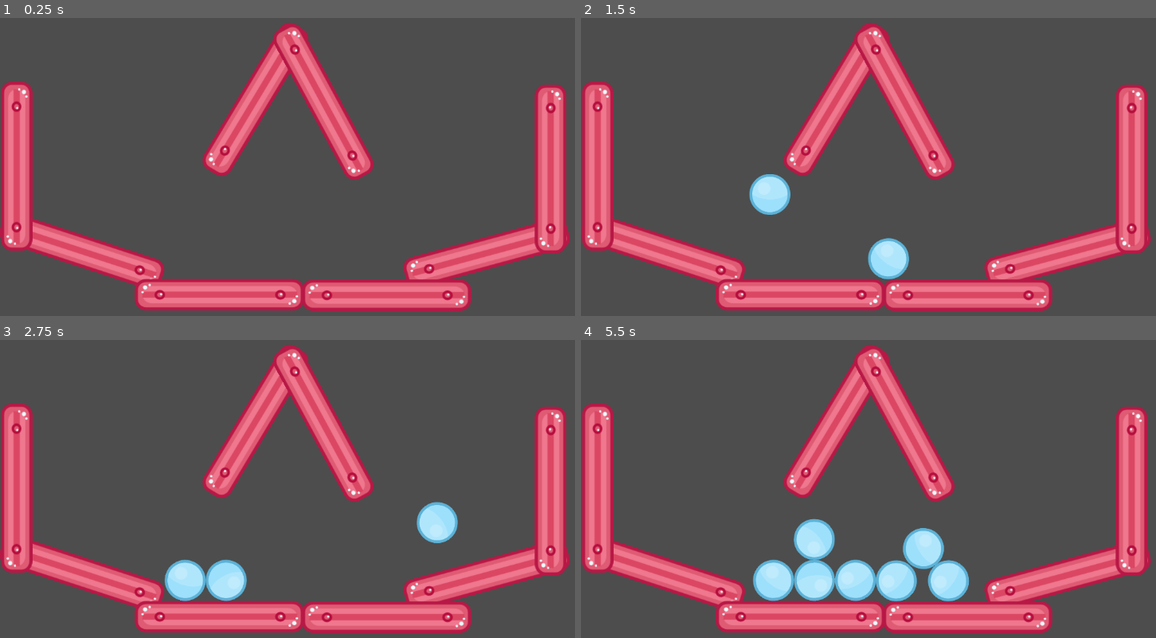
Above: before the commit, frames 1-4 (two rows, left to right).
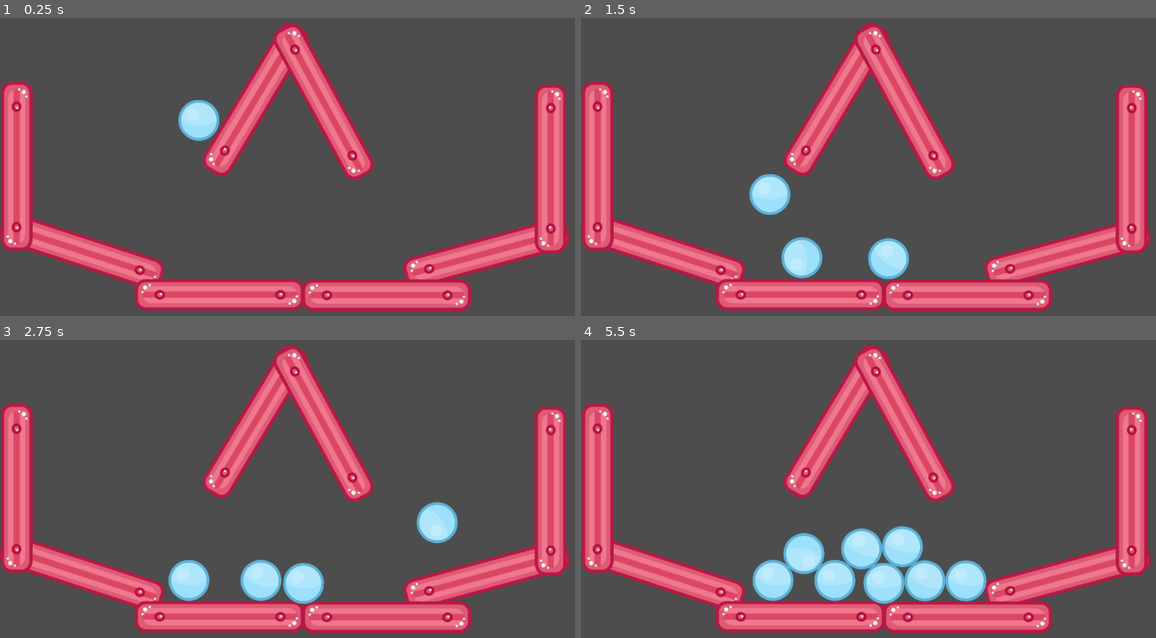
Above: after the commit, the same moments.

Repository: gaelblairon-del/devoir-n-1-outils-creatifs
Game: Godot game, scene res://Main.tscn
The game is run twice, just before and just after one commit, with the same random seed, the same clock (stepped at 60 frames per second) and the same inputs.
Inputs (mouse positions are in pixels of both pictures, inside the frame that each line leads up to):
- Up to frame 1 (0.25 s): no input
- Up to frame 2 (1.5 s): move the mouse to (1041, 140) at 0.52 s; press the mouse at (1041, 140) at 0.53 s; move the mouse to (770, 175) at 1.27 s; release the mouse at (770, 175) at 1.28 s; click (770, 175) at 1.35 s
- Up to frame 3 (2.75 s): move the mouse to (379, 402) at 2.02 s; press the mouse at (379, 402) at 2.03 s
- Up to frame 4 (5.5 s): move the mouse to (868, 551) at 2.77 s; release the mouse at (868, 551) at 2.78 s; click (868, 551) at 2.85 s; move the mouse to (1092, 533) at 3.52 s; press the mouse at (1092, 533) at 3.53 s; move the mouse to (707, 426) at 4.27 s; release the mouse at (707, 426) at 4.28 s; click (707, 426) at 4.35 s; move the mouse to (931, 480) at 5.02 s; press the mouse at (931, 480) at 5.03 s

The runs differ from the first frame. In frame 1, 0.8% of the frame differs, in the area x 31-39%, y 27-42%; in frame 2, 0.8%; in frame 3, 2.6%; in frame 4, 5.7%, in the area x 29-71%, y 59-89%.

Commit message:
[Feature][Balls] add balls
add ball to main scene

Diff:
--- a/instancing_starter/Main.tscn
+++ b/instancing_starter/Main.tscn
@@ -32,102 +32,105 @@
 [sub_resource type="PhysicsMaterial" id="9"]
 bounce = 0.5
 
-[node name="Main" type="Node"]
+[node name="Main" type="Node" unique_id=1455947529]
 script = ExtResource("1")
 Ball = ExtResource("2")
 
-[node name="WallContainer" type="Node" parent="."]
+[node name="WallContainer" type="Node" parent="." unique_id=1782574754]
 
-[node name="Wall2" type="StaticBody2D" parent="WallContainer"]
+[node name="Wall2" type="StaticBody2D" parent="WallContainer" unique_id=1614188364]
 position = Vector2(880.952, 495.157)
 rotation = -0.264907
 physics_material_override = SubResource("1")
 
-[node name="Sprite2D" type="Sprite2D" parent="WallContainer/Wall2"]
+[node name="Sprite2D" type="Sprite2D" parent="WallContainer/Wall2" unique_id=812195833]
 texture = ExtResource("3")
 
-[node name="CollisionShape2D" type="CollisionShape2D" parent="WallContainer/Wall2"]
+[node name="CollisionShape2D" type="CollisionShape2D" parent="WallContainer/Wall2" unique_id=1829366802]
 rotation = 1.5708
 shape = SubResource("2")
 
-[node name="Wall7" type="StaticBody2D" parent="WallContainer"]
+[node name="Wall7" type="StaticBody2D" parent="WallContainer" unique_id=1307902935]
 position = Vector2(462.444, 216.865)
 rotation = -1.02983
 physics_material_override = SubResource("3")
 
-[node name="Sprite2D" type="Sprite2D" parent="WallContainer/Wall7"]
+[node name="Sprite2D" type="Sprite2D" parent="WallContainer/Wall7" unique_id=1707846236]
 texture = ExtResource("3")
 
-[node name="CollisionShape2D" type="CollisionShape2D" parent="WallContainer/Wall7"]
+[node name="CollisionShape2D" type="CollisionShape2D" parent="WallContainer/Wall7" unique_id=1912617381]
 rotation = 1.5708
 shape = SubResource("2")
 
-[node name="Wall8" type="StaticBody2D" parent="WallContainer"]
+[node name="Wall8" type="StaticBody2D" parent="WallContainer" unique_id=1448251042]
 position = Vector2(585.534, 221.147)
 rotation = 1.07416
 physics_material_override = SubResource("4")
 
-[node name="Sprite2D" type="Sprite2D" parent="WallContainer/Wall8"]
+[node name="Sprite2D" type="Sprite2D" parent="WallContainer/Wall8" unique_id=246481789]
 texture = ExtResource("3")
 
-[node name="CollisionShape2D" type="CollisionShape2D" parent="WallContainer/Wall8"]
+[node name="CollisionShape2D" type="CollisionShape2D" parent="WallContainer/Wall8" unique_id=1845241687]
 rotation = 1.5708
 shape = SubResource("2")
 
-[node name="Wall4" type="StaticBody2D" parent="WallContainer"]
+[node name="Wall4" type="StaticBody2D" parent="WallContainer" unique_id=831014888]
 position = Vector2(996.874, 342.897)
 rotation = -1.5708
 physics_material_override = SubResource("5")
 
-[node name="Sprite2D" type="Sprite2D" parent="WallContainer/Wall4"]
+[node name="Sprite2D" type="Sprite2D" parent="WallContainer/Wall4" unique_id=959364415]
 texture = ExtResource("3")
 
-[node name="CollisionShape2D" type="CollisionShape2D" parent="WallContainer/Wall4"]
+[node name="CollisionShape2D" type="CollisionShape2D" parent="WallContainer/Wall4" unique_id=1994631931]
 rotation = 1.5708
 shape = SubResource("2")
 
-[node name="Wall1" type="StaticBody2D" parent="WallContainer"]
+[node name="Wall1" type="StaticBody2D" parent="WallContainer" unique_id=1358056704]
 position = Vector2(148.047, 491.522)
 rotation = 0.315662
 physics_material_override = SubResource("6")
 
-[node name="Sprite2D" type="Sprite2D" parent="WallContainer/Wall1"]
+[node name="Sprite2D" type="Sprite2D" parent="WallContainer/Wall1" unique_id=70010032]
 texture = ExtResource("3")
 
-[node name="CollisionShape2D" type="CollisionShape2D" parent="WallContainer/Wall1"]
+[node name="CollisionShape2D" type="CollisionShape2D" parent="WallContainer/Wall1" unique_id=255612725]
 rotation = 1.5708
 shape = SubResource("2")
 
-[node name="Wall5" type="StaticBody2D" parent="WallContainer"]
+[node name="Wall5" type="StaticBody2D" parent="WallContainer" unique_id=1820392266]
 position = Vector2(30.2087, 337.685)
 rotation = 1.5708
 physics_material_override = SubResource("7")
 
-[node name="Sprite2D" type="Sprite2D" parent="WallContainer/Wall5"]
+[node name="Sprite2D" type="Sprite2D" parent="WallContainer/Wall5" unique_id=1161508085]
 texture = ExtResource("3")
 
-[node name="CollisionShape2D" type="CollisionShape2D" parent="WallContainer/Wall5"]
+[node name="CollisionShape2D" type="CollisionShape2D" parent="WallContainer/Wall5" unique_id=818722286]
 rotation = 1.5708
 shape = SubResource("2")
 
-[node name="Wall3" type="StaticBody2D" parent="WallContainer"]
+[node name="Wall3" type="StaticBody2D" parent="WallContainer" unique_id=1782855653]
 position = Vector2(397.133, 570.384)
 physics_material_override = SubResource("8")
 
-[node name="Sprite2D" type="Sprite2D" parent="WallContainer/Wall3"]
+[node name="Sprite2D" type="Sprite2D" parent="WallContainer/Wall3" unique_id=365916672]
 texture = ExtResource("3")
 
-[node name="CollisionShape2D" type="CollisionShape2D" parent="WallContainer/Wall3"]
+[node name="CollisionShape2D" type="CollisionShape2D" parent="WallContainer/Wall3" unique_id=1510816723]
 rotation = 1.5708
 shape = SubResource("2")
 
-[node name="Wall6" type="StaticBody2D" parent="WallContainer"]
+[node name="Wall6" type="StaticBody2D" parent="WallContainer" unique_id=1343496422]
 position = Vector2(699.667, 571.226)
 physics_material_override = SubResource("9")
 
-[node name="Sprite2D" type="Sprite2D" parent="WallContainer/Wall6"]
+[node name="Sprite2D" type="Sprite2D" parent="WallContainer/Wall6" unique_id=126550635]
 texture = ExtResource("3")
 
-[node name="CollisionShape2D" type="CollisionShape2D" parent="WallContainer/Wall6"]
+[node name="CollisionShape2D" type="CollisionShape2D" parent="WallContainer/Wall6" unique_id=999874000]
 rotation = 1.5708
 shape = SubResource("2")
+
+[node name="Ball" parent="." unique_id=125209685 instance=ExtResource("2")]
+position = Vector2(360, 141)
Not shown: 1 places in instancing_starter/Main.tscn that only renumber resources
